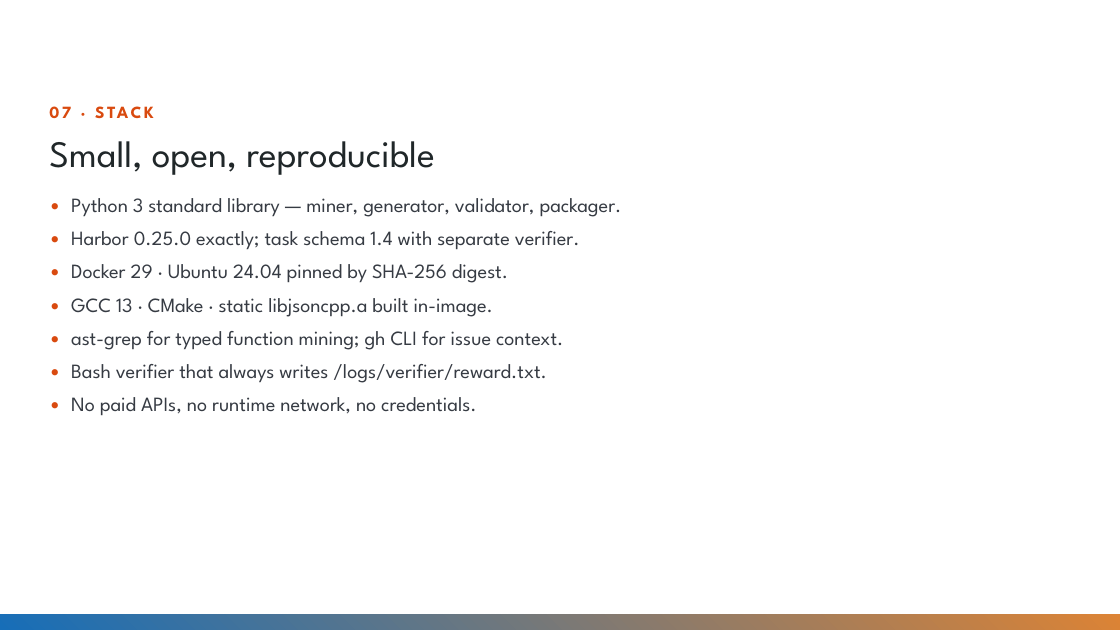
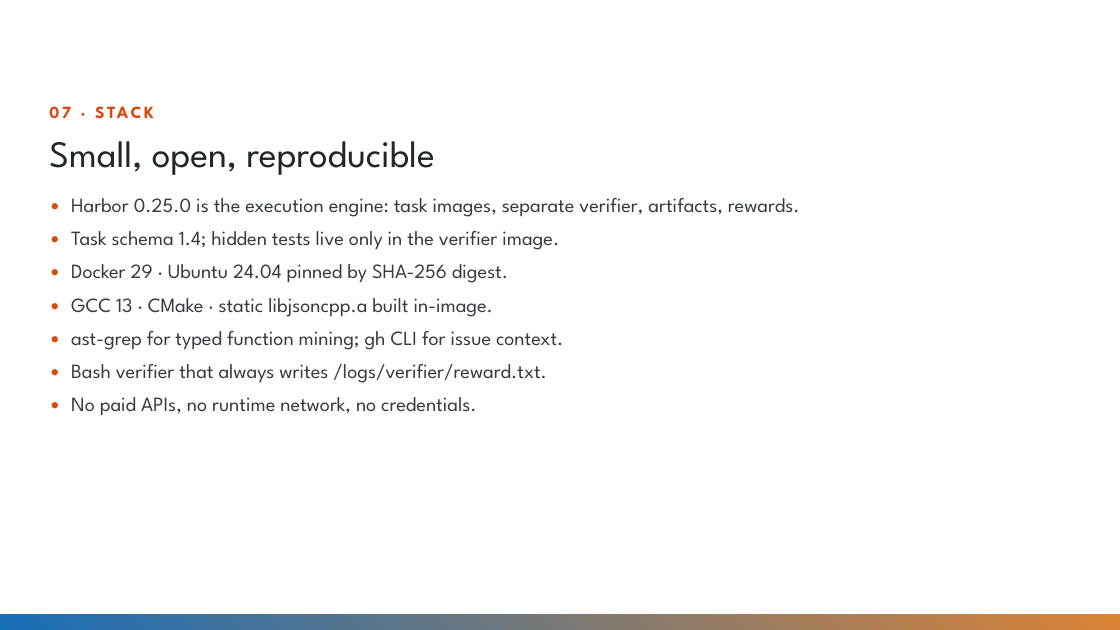
Before and after one commit to Divyanshu-kumar14/jsoncpp-harbor-factory, a slide deck: slide 8 of submission/Innodata_IDEA_SUBMISSION_jsoncpp.pptx. Drawn at 1120x630 pixels with LibreOffice and Linux fonts; fonts in the diff are those of the drawing; background and template pictures are left out. Boxes give left, top, right and bottom in pixels: in the first picture for what was removed or moved away, otherwise in the second. Text is boxed around its words. In the diff, an @@ line names an element or a change of style, - is before the commit and + after.

```diff
--- a/submission/Innodata_IDEA_SUBMISSION_jsoncpp.pptx
+++ b/submission/Innodata_IDEA_SUBMISSION_jsoncpp.pptx
@@ text at (71, 198, 800, 250): text changed @@
-• Python 3 standard library — miner, generator, validator, packager.
-• Harbor 0.25.0 exactly; task schema 1.4 with separate verifier.
+• Harbor 0.25.0 is the execution engine: task images, separate verifier, artifacts, rewards.
+• Task schema 1.4; hidden tests live only in the verifier image.
```
Also in this commit, not shown: 1 other slide changed, 9 other files.
